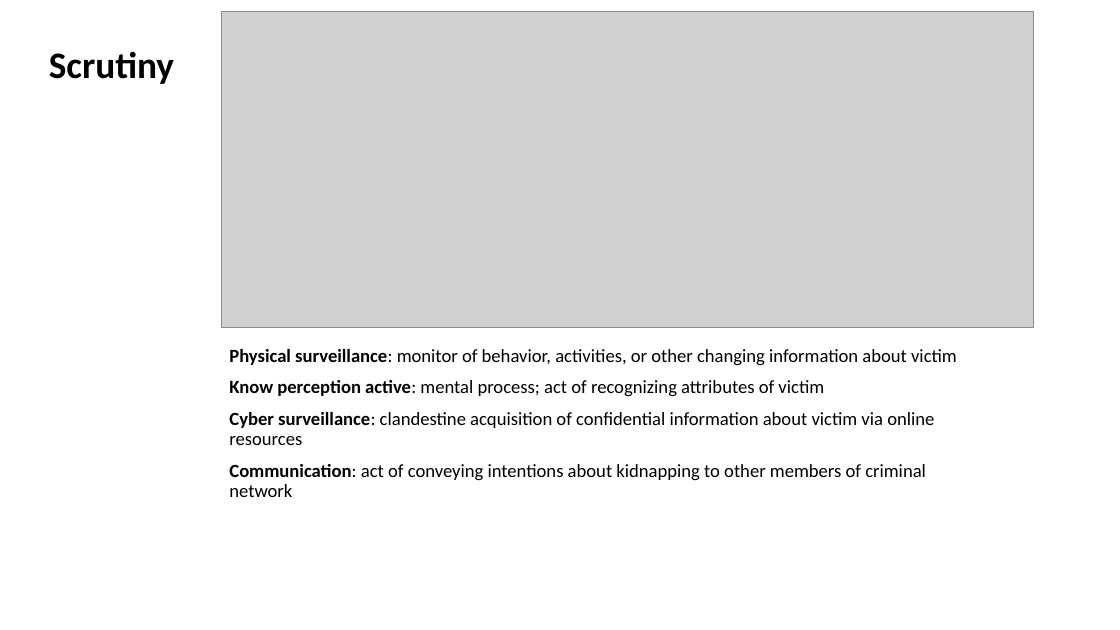
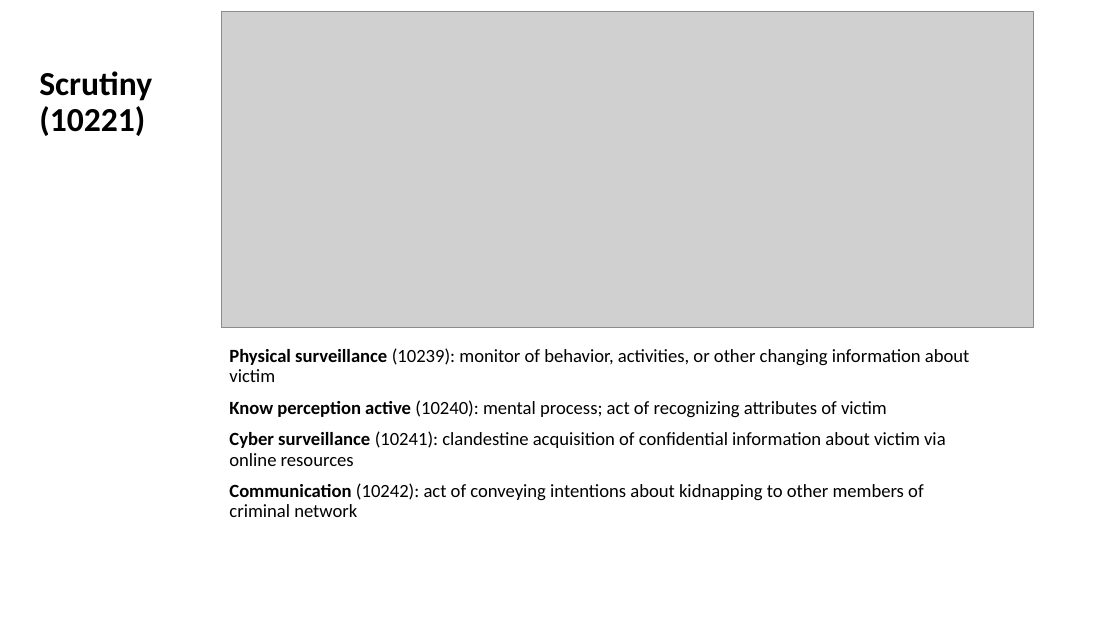
Before and after one commit to RESIN-KAIROS/schemalib, a slide deck: slide 5 of hrf/kidnapping.pptx. Drawn at 1120x630 pixels with LibreOffice and Linux fonts; fonts in the diff are those of the drawing; grey boxes stand for pictures. Boxes give left, top, right and bottom in pixels: in the first picture for what was removed or moved away, otherwise in the second. Text is boxed around its words. In the diff, an @@ line names an element or a change of style, - is before the commit and + after.

```diff
--- a/hrf/kidnapping.pptx
+++ b/hrf/kidnapping.pptx
@@ title at (x1=39, y1=71, x2=152, y2=136): text changed; size 32 to 28.8 pt @@
-Scrutiny
+Scrutiny (10221)
@@ text at (x1=229, y1=348, x2=970, y2=517): text changed @@
-Physical surveillance: monitor of behavior, activities, or other changing information about victim
-Know perception active: mental process; act of recognizing attributes of victim
-Cyber surveillance: clandestine acquisition of confidential information about victim via online resources
-Communication: act of conveying intentions about kidnapping to other members of criminal network
+Physical surveillance (10239): monitor of behavior, activities, or other changing information about victim
+Know perception active (10240): mental process; act of recognizing attributes of victim
+Cyber surveillance (10241): clandestine acquisition of confidential information about victim via online resources
+Communication (10242): act of conveying intentions about kidnapping to other members of criminal network
```
Also in this commit, not shown: 6 other slides changed, 1 other file.
